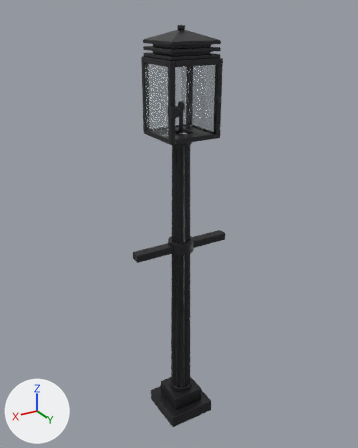
Renders of the glTF model sandbox/assets/models/gaslamp.glb from each side of a commit.
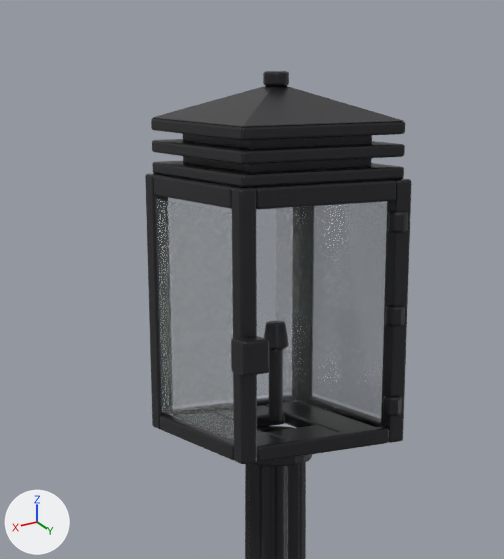
There are two pictures of each version: one whole from a 50 mm lens placed at (1.362, 2.248, 2.464), pointed at (-0.006, -0.033, 1.324), one close up on the part from 27% to 70% of the width and 1% to 39% of the height. The lights are fixed; the arrows at lower left show +X, +Y and +Z. The older version's two pictures come first. Vertices at exactly the same position are counted once.

The scene before the commit, as lines of its bpy script (objects in view):
```python
me_gaslamp = bpy.data.meshes.new('gaslamp')
me_gaslamp.from_pydata(...)  # 2864 vertices, 5620 faces; spans x -0.3..0.3, y -0.15..0.18, z 0.0..2.4
# faces by material slot: [5612, 8]
me_gaslamp.materials.append(mat_iron)  # dark grey #3c3c3f
me_gaslamp.materials.append(mat_glass)  # grey #95a2a0
ob_gaslamp = bpy.data.objects.new('gaslamp', me_gaslamp)
ob_gaslamp.location = (0.0, 0.0, 0.0)
```
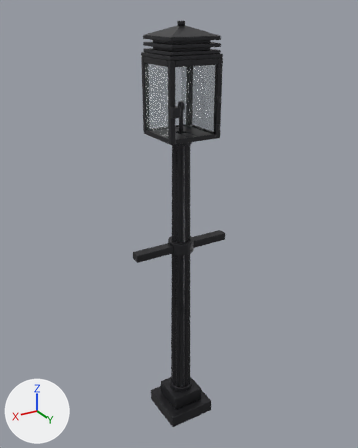
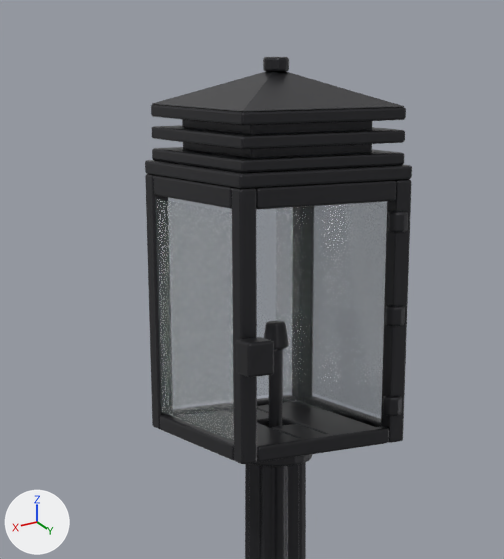
Patch to the scene script:
```diff
--- a/sandbox/assets/models/gaslamp.glb.py
+++ b/sandbox/assets/models/gaslamp.glb.py
@@ me_gaslamp @@
 # used by ob_gaslamp; location = (0.0, 0.0, 0.0)
-me_gaslamp.from_pydata(...)  # 2864 vertices, 5620 faces; spans x -0.3..0.3, y -0.15..0.18, z 0.0..2.4
+me_gaslamp.from_pydata(...)  # 2916 vertices, 5728 faces; spans x -0.3..0.3, y -0.15..0.19, z 0.0..2.42
+# me_gaslamp part 1: the loose piece of 56 vertices spanning x -0.11..0.11, y -0.11..0.11, z 2.25..2.33 is copied, and the copy is moved by (0.0, 0.0, 0.02); it spans x -0.11..0.11, y -0.11..0.11, z 2.27..2.35
+# me_gaslamp part 2: 322 vertices moved from x -0.14..0.16, y -0.14..0.18, z 1.85..2.4 to x -0.14..0.16, y -0.14..0.19, z 1.85..2.4; 206 vertices removed from x -0.14..0.14, y -0.14..0.14, z 2.25..2.38; 202 vertices added at x -0.15..0.15, y -0.15..0.15, z 2.25..2.42
 me_gaslamp.materials.append(mat_iron)
```

What differs and where, as boxes (x1, y1, x2, y2) in the close-ups (504 x 559 px; the box of a moved part takes in the faces that stretch with it):
'gaslamp', reshaped: before (145, 71, 412, 559); after (145, 57, 412, 559)
part 1 of me_gaslamp, added: after (182, 119, 372, 157)
part 2 of me_gaslamp, moved or reshaped: before (152, 72, 405, 444); after (145, 57, 412, 444)
